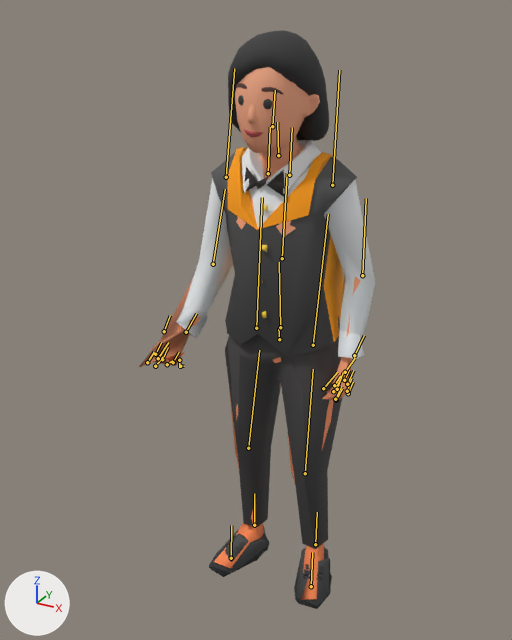
An edit to the glTF model public/models/supplied/service.glb, drawn before and after from the same camera.
The view is the same before and after, from a 50 mm lens placed at (0.861, -1.824, 1.776), pointed at (-0.08, -0.113, 0.921). The lights are fixed; the arrows at lower left show +X, +Y and +Z. The picture after the commit comes second. Both versions are drawn at frame 61 of the action 'Talk'; the numbers are the values there. The bones that change, and the others that lie on the model, are drawn over the model as lines.

The first picture shows 'CivilianBody'.
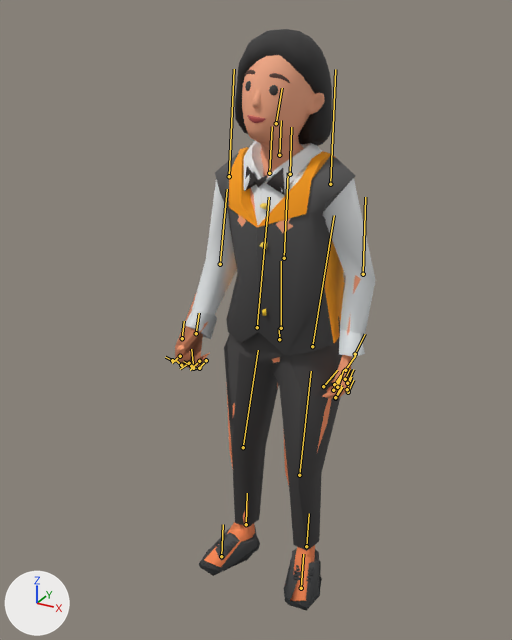
What differs and where, as boxes (x1, y1, x2, y2) in the pictures (512 x 640 px):
'CivilianBody', posed (16% narrower)
    before: (138, 30, 375, 609)
    after: (175, 29, 375, 611)
bone 'Hips', root to tip
    before: (279, 339) to (278, 328)
    after: (279, 339) to (279, 328)
bone 'Spine', root to tip
    before: (280, 327) to (279, 262)
    after: (281, 328) to (281, 261)
bone 'Spine1', root to tip
    before: (282, 258) to (287, 173)
    after: (284, 258) to (288, 172)
bone 'Neck', root to tip
    before: (278, 155) to (277, 122)
    after: (279, 155) to (281, 120)
bone 'Head', root to tip
    before: (272, 126) to (275, 90)
    after: (276, 123) to (282, 88)
bone 'LeftShoulder', root to tip
    before: (289, 175) to (292, 127)
    after: (290, 174) to (291, 127)
bone 'LeftArm', root to tip
    before: (332, 185) to (339, 70)
    after: (330, 184) to (335, 69)
bone 'RightShoulder', root to tip
    before: (268, 173) to (270, 127)
    after: (269, 173) to (272, 126)
bone 'RightArm', root to tip
    before: (226, 177) to (234, 68)
    after: (229, 176) to (234, 69)
bone 'RightForeArm', root to tip
    before: (213, 264) to (225, 189)
    after: (220, 264) to (227, 189)
bone 'RightHand', root to tip
    before: (186, 332) to (196, 313)
    after: (196, 333) to (199, 313)
bone 'RightHandIndex1', root to tip
    before: (155, 354) to (161, 342)
    after: (172, 360) to (165, 357)
bone 'RightHandIndex2', root to tip
    before: (147, 362) to (154, 352)
    after: (180, 356) to (172, 363)
bone 'RightHandMiddle1', root to tip
    before: (162, 359) to (168, 347)
    after: (181, 365) to (175, 359)
bone 'RightHandMiddle2', root to tip
    before: (155, 366) to (163, 357)
    after: (189, 363) to (180, 369)
bone 'RightHandPinky1', root to tip
    before: (180, 366) to (184, 366)
    after: (199, 368) to (192, 369)
bone 'RightHandRing1', root to tip
    before: (173, 362) to (179, 352)
    after: (191, 366) to (183, 361)
bone 'RightHandRing2', root to tip
    before: (167, 364) to (172, 360)
    after: (199, 361) to (190, 370)
bone 'RightHandThumb1', root to tip
    before: (164, 331) to (170, 315)
    after: (182, 338) to (184, 321)
bone 'RightLeg', root to tip
    before: (248, 448) to (259, 350)
    after: (243, 447) to (258, 350)

The change, as a list of edits to the scene's bpy script:
```text
Change bone_hips:
    where bone_hips = bpy.data.objects['Canonical civilian'].pose.bones['Hips']  # child of 'Root'
    bone_hips.rotation_quaternion: (0.999, 0.026, 0.008, 0.033) -> (1.0, 0.012, 0.002, 0.018)  # degrees (3, 1, 4) -> degrees (1, 0, 2)
Change bone_spine:
    where bone_spine = bpy.data.objects['Canonical civilian'].pose.bones['Spine']  # child of 'Hips'
    bone_spine.rotation_quaternion: (0.999, 0.019, 0.022, -0.036) -> (1.0, 0.01, 0.013, -0.02)  # degrees (2, 3, -4) -> degrees (1, 1, -2)
Change bone_spine1:
    where bone_spine1 = bpy.data.objects['Canonical civilian'].pose.bones['Spine1']  # child of 'Spine'
    bone_spine1.rotation_quaternion: (0.999, -0.035, 0.012, -0.026) -> (1.0, -0.023, 0.006, -0.014)  # degrees (-4, 1, -3) -> degrees (-3, 1, -2)
Change bone_neck:
    where bone_neck = bpy.data.objects['Canonical civilian'].pose.bones['Neck']  # child of 'Spine1'
    bone_neck.rotation_quaternion: (0.998, 0.053, -0.009, 0.022) -> (1.0, -0.019, -0.009, 0.008)  # degrees (6, -1, 2) -> degrees (-2, -1, 1)
Change bone_head:
    where bone_head = bpy.data.objects['Canonical civilian'].pose.bones['Head']  # child of 'Neck'
    bone_head.rotation_quaternion: (0.995, -0.098, 0.001, -0.008) -> (0.992, -0.128, 0.005, -0.019)  # degrees (-11, 0, -1) -> degrees (-15, 0, -2)
Change bone_leftshoulder:
    where bone_leftshoulder = bpy.data.objects['Canonical civilian'].pose.bones['LeftShoulder']  # child of 'Spine1'
    bone_leftshoulder.rotation_quaternion: (0.999, -0.022, 0.042, 0.009) -> (1.0, -0.002, 0.0, 0.009)  # degrees (-2, 5, 1) -> degrees (0, 0, 1)
Change bone_leftarm:
    where bone_leftarm = bpy.data.objects['Canonical civilian'].pose.bones['LeftArm']  # child of 'LeftShoulder'
    bone_leftarm.rotation_quaternion: (0.997, 0.032, -0.064, 0.0) -> (1.0, 0.029, -0.005, -0.004)  # degrees (4, -7, 0) -> degrees (3, -1, 0)
Change bone_rightshoulder:
    where bone_rightshoulder = bpy.data.objects['Canonical civilian'].pose.bones['RightShoulder']  # child of 'Spine1'
    bone_rightshoulder.rotation_quaternion: (1.0, 0.013, -0.005, -0.003) -> (1.0, 0.0, -0.019, -0.006)  # degrees (1, -1, 0) -> degrees (0, -2, -1)
Change bone_rightarm:
    where bone_rightarm = bpy.data.objects['Canonical civilian'].pose.bones['RightArm']  # child of 'RightShoulder'
    bone_rightarm.rotation_quaternion: (0.998, -0.06, -0.018, -0.004) -> (0.999, -0.042, -0.008, 0.011)  # degrees (-7, -2, 0) -> degrees (-5, -1, 1)
Change bone_rightforearm:
    where bone_rightforearm = bpy.data.objects['Canonical civilian'].pose.bones['RightForeArm']  # child of 'RightArm'
    bone_rightforearm.rotation_quaternion: (0.995, -0.1, 0.012, 0.006) -> (0.999, -0.048, 0.006, 0.001)  # degrees (-11, 1, 1) -> degrees (-5, 1, 0)
Change bone_righthand:
    where bone_righthand = bpy.data.objects['Canonical civilian'].pose.bones['RightHand']  # child of 'RightForeArm'
    bone_righthand.rotation_quaternion: (0.57, -0.214, -0.769, 0.193) -> (0.837, -0.16, -0.47, 0.228)  # degrees (63, -127, -65) -> degrees (-44, -46, 50)
Change bone_righthandindex1:
    where bone_righthandindex1 = bpy.data.objects['Canonical civilian'].pose.bones['RightHandIndex1']  # child of 'RightHand'
    bone_righthandindex1.rotation_quaternion: (0.981, -0.117, -0.077, -0.133) -> (0.832, 0.329, 0.028, 0.446)  # degrees (-12, -10, -14) -> degrees (36, -14, 52)
Change bone_righthandindex2:
    where bone_righthandindex2 = bpy.data.objects['Canonical civilian'].pose.bones['RightHandIndex2']  # child of 'RightHandIndex1'
    bone_righthandindex2.rotation_quaternion: (0.997, -0.067, -0.037, 0.006) -> (0.908, 0.22, 0.058, 0.351)  # degrees (-8, -4, 1) -> degrees (26, -3, 42)
Change bone_righthandmiddle1:
    where bone_righthandmiddle1 = bpy.data.objects['Canonical civilian'].pose.bones['RightHandMiddle1']  # child of 'RightHand'
    bone_righthandmiddle1.rotation_quaternion: (0.997, 0.066, -0.03, 0.029) -> (0.869, 0.312, 0.02, 0.383)  # degrees (8, -4, 3) -> degrees (35, -12, 44)
Change bone_righthandmiddle2:
    where bone_righthandmiddle2 = bpy.data.objects['Canonical civilian'].pose.bones['RightHandMiddle2']  # child of 'RightHandMiddle1'
    bone_righthandmiddle2.rotation_quaternion: (0.988, 0.029, 0.006, 0.152) -> (0.894, 0.228, 0.099, 0.372)  # degrees (3, 0, 18) -> degrees (29, 0, 45)
Change bone_righthandpinky1:
    where bone_righthandpinky1 = bpy.data.objects['Canonical civilian'].pose.bones['RightHandPinky1']  # child of 'RightHand'
    bone_righthandpinky1.rotation_quaternion: (0.816, 0.277, -0.002, 0.507) -> (0.703, 0.333, 0.078, 0.623)  # degrees (28, -16, 60) -> degrees (36, -18, 77)
Change bone_righthandring1:
    where bone_righthandring1 = bpy.data.objects['Canonical civilian'].pose.bones['RightHandRing1']  # child of 'RightHand'
    bone_righthandring1.rotation_quaternion: (0.969, 0.159, 0.039, 0.183) -> (0.836, 0.311, 0.054, 0.449)  # degrees (19, 1, 22) -> degrees (35, -11, 53)
Change bone_righthandring2:
    where bone_righthandring2 = bpy.data.objects['Canonical civilian'].pose.bones['RightHandRing2']  # child of 'RightHandRing1'
    bone_righthandring2.rotation_quaternion: (0.967, 0.063, 0.057, 0.241) -> (0.887, 0.166, 0.112, 0.416)  # degrees (9, 5, 28) -> degrees (23, 4, 51)
Change bone_righthandthumb1:
    where bone_righthandthumb1 = bpy.data.objects['Canonical civilian'].pose.bones['RightHandThumb1']  # child of 'RightHand'
    bone_righthandthumb1.rotation_quaternion: (0.993, 0.042, -0.09, -0.069) -> (0.987, 0.009, -0.135, -0.083)  # degrees (6, -10, -8) -> degrees (2, -15, -10)
Change bone_rightleg:
    where bone_rightleg = bpy.data.objects['Canonical civilian'].pose.bones['RightLeg']  # child of 'RightUpLeg'
    bone_rightleg.rotation_quaternion: (0.999, -0.033, -0.021, -0.019) -> (0.999, -0.025, -0.02, -0.018)  # degrees (-4, -2, -2) -> degrees (-3, -2, -2)
```
